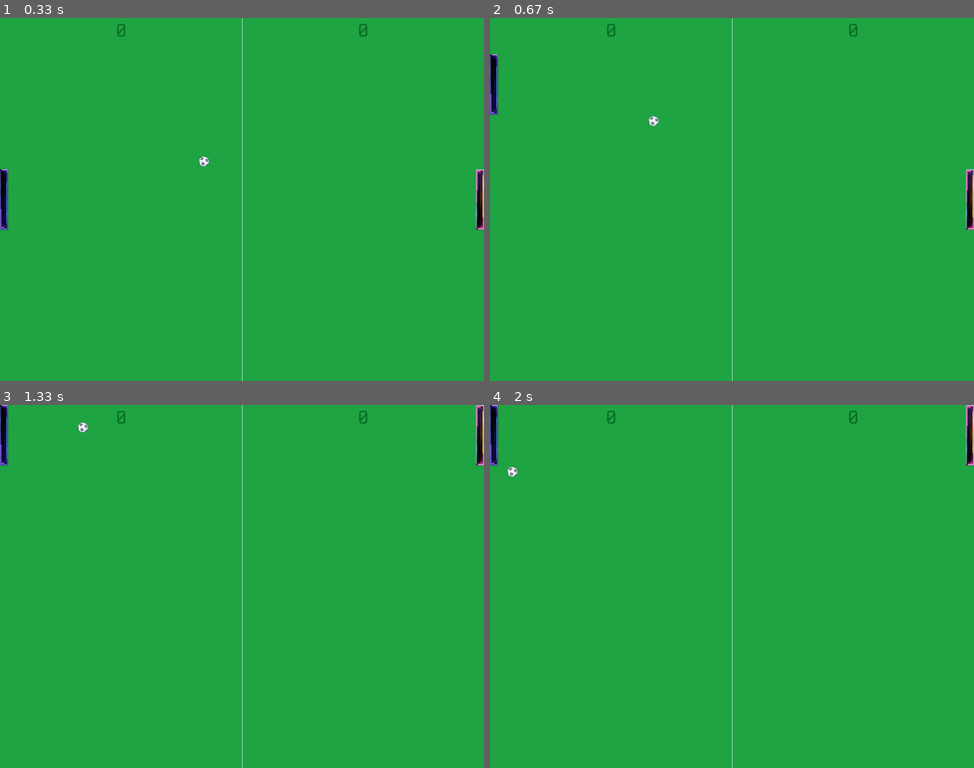
Above: before the commit, frames 1-4 (two rows, left to right).
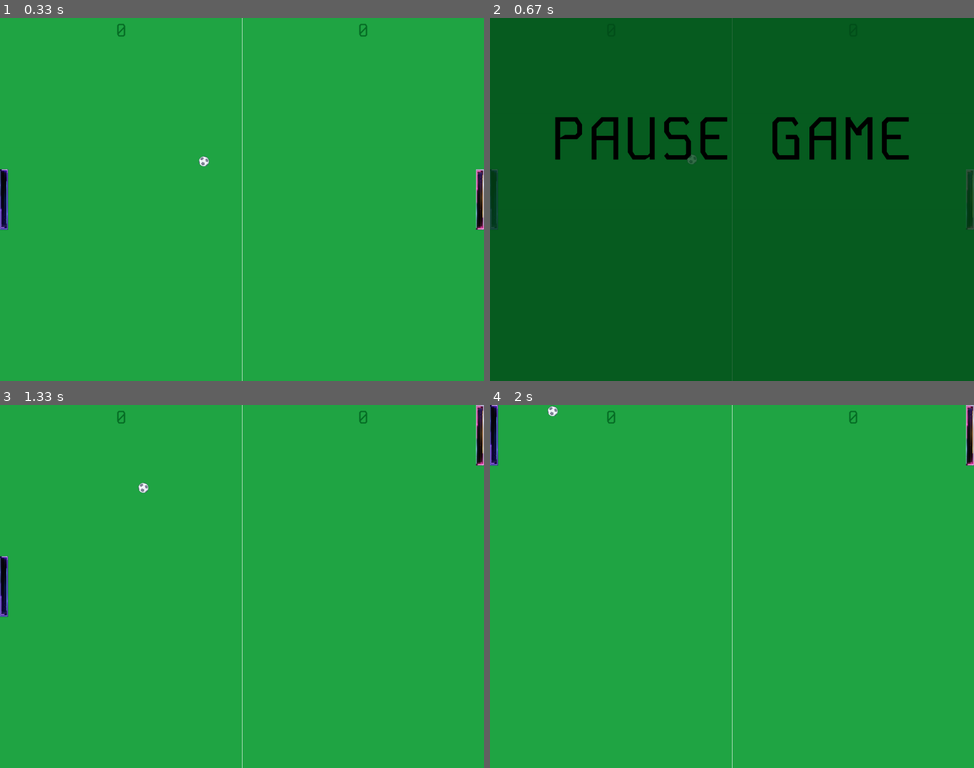
Above: after the commit, the same moments.

Repository: mm-89615/PyGame_Pong
Game: pygame game, started from pong.py
Two runs of this game, one before a commit and one after it. Both use one fixed random seed, a clock stepped at 60 frames per second and the inputs below.
Inputs:
- Up to frame 1 (0.33 s): no input
- Up to frame 2 (0.67 s): hold Esc from 0.33 s (still down); hold Right from 0.33 s (still down)
- Up to frame 3 (1.33 s): release Esc at 0.8 s; release Right at 0.8 s; hold Esc 0.83-1.3 s; hold D 0.83-1.3 s
- Up to frame 4 (2 s): hold Right 1.33-1.8 s; hold D 1.33-1.8 s

Frame 1 is identical in both runs. In frame 2, 100% of the frame differs, in the area x 0-100%, y 0-100%; in frame 3, 0.7%; in frame 4, less than 0.1%.

Commit message:
add GAME_MENU.py, pause on ESC

Diff:
--- a/ball.py
+++ b/ball.py
@@ -15,7 +15,7 @@
         super().__init__()
         self.screen = game_screen.screen
         # Загрузка изображения мяча и размещение в центре
-        self.image = pygame.image.load('images/ball2.png')
+        self.image = pygame.image.load('images/ball2.png').convert_alpha()
         self.rect = self.image.get_rect()
         self.ball_on_center()
         # Случайное направление движения мяча при старте
--- /dev/null
+++ b/game_menu.py
@@ -0,0 +1,26 @@
+import pygame
+
+from settings import *
+
+
+class GameMenu:
+    """ Класс создания меню паузы """
+
+    def __init__(self, game_screen):
+        """ Инициализация меню паузы """
+        # Параметры фона паузы
+        self.screen = game_screen.screen
+        self.surface = pygame.Surface((SCREEN_WIDTH, SCREEN_HEIGHT))
+        self.surface.set_alpha(BG_PAUSE_ALPHA)
+        self.surface.fill(BG_PAUSE_COLOR)
+        # Текст на экране
+        self.menu_font = pygame.font.Font('fonts/KodeMono.ttf', FONS_SIZE_PAUSE_MENU)
+        self.menu_text = self.menu_font.render(f"PAUSE GAME", True, MENU_TEXT_COLOR)
+        self.menu_rect = self.menu_text.get_rect(center=(SCREEN_WIDTH / 2, SCREEN_HEIGHT / 3))
+        # Игра на паузе
+        self.game_paused = False
+
+    def is_pause(self):
+        # Отрисовка меню
+        self.screen.blit(self.surface, (0, 0))
+        self.screen.blit(self.menu_text, self.menu_rect)
--- a/player.py
+++ b/player.py
@@ -14,11 +14,11 @@
         self.player = player
         # Загрузка изображений игроков и размещение на своих местах
         if self.player == 1:
-            self.image = pygame.image.load('images/player1.png')
+            self.image = pygame.image.load('images/player1.png').convert_alpha()
             self.rect = self.image.get_rect()
             self.center_platform()
         if self.player == 2:
-            self.image = pygame.image.load('images/player2.png')
+            self.image = pygame.image.load('images/player2.png').convert_alpha()
             self.rect = self.image.get_rect()
             self.center_platform()
 
--- a/pong.py
+++ b/pong.py
@@ -4,6 +4,7 @@
 from player import Player
 from ball import Ball
 from scoreboard import Scoreboard
+from game_menu import GameMenu
 
 
 class Game:
@@ -16,10 +17,8 @@
         self.screen = pygame.display.set_mode((SCREEN_WIDTH, SCREEN_HEIGHT))
         self.clock = pygame.time.Clock()
         pygame.display.set_caption('Pong')
-        self.icon = pygame.image.load('images/icon.png')
+        self.icon = pygame.image.load('images/icon.png').convert_alpha()
         pygame.display.set_icon(self.icon)
-        # Шрифт
-        self.font = pygame.font.Font('fonts/KodeMono.ttf', FONS_SIZE_SCORE)
         # Создание игрока
         self.player1 = Player(player=1, game_screen=self)
         self.player2 = Player(player=2, game_screen=self)
@@ -27,6 +26,9 @@
         self.ball = Ball(game_screen=self)
         # Создание счета игроков
         self.score = Scoreboard(game_screen=self)
+        # Создание меню паузы
+        self.pause = GameMenu(game_screen=self)
+        self.pause.game_paused = False
         # Основной цикл игры
         self.running = True
         # Проверка на гол
@@ -34,9 +36,9 @@
         # Обратный отсчет при голе
         self.countdown = pygame.USEREVENT + 1
         self.counter = 3
-        self.font = pygame.font.Font('fonts/KodeMono.ttf', FONS_SIZE_GOAL_TIMER)
-        self.timer = self.font.render(f"{self.counter}", True, TIMER_COLOR)
-        self.timer_rect = self.timer.get_rect(center=(SCREEN_WIDTH / 2, SCREEN_HEIGHT / 2))
+        self.timer_font = pygame.font.Font('fonts/KodeMono.ttf', FONS_SIZE_GOAL_TIMER)
+        self.timer_text = self.timer_font.render(f"{self.counter}", True, TIMER_COLOR)
+        self.timer_rect = self.timer_text.get_rect(center=(SCREEN_WIDTH / 2, SCREEN_HEIGHT / 2))
 
     def game_running(self):
         """ Запуск основного цикла игры """
@@ -50,14 +52,19 @@
 
     def update_screen(self):
         """ Обновление изображений на экране """
-        # Обновление игроков
-        self.player1.update()
-        self.player2.update()
-        # Обновление мяча если нет гола
-        if not self.is_goal:
-            self.ball.update()
-        # Обновление экрана
-        self.draw_on_screen()
+        # Игра не на паузе
+        if not self.pause.game_paused:
+            # Обновление игроков
+            self.player1.update()
+            self.player2.update()
+            # Обновление мяча если нет гола
+            if not self.is_goal:
+                self.ball.update()
+            # Обновление экрана
+            self.draw_on_screen()
+        else:
+            # Игра поставлена на паузу
+            self.pause.is_pause()
         self.clock.tick(FPS)
         pygame.display.flip()
 
@@ -75,8 +82,8 @@
         self.ball.blit()
         # Отрисовка таймера если забит гол
         if self.is_goal:
-            self.timer = self.font.render(f"{self.counter}", True, TIMER_COLOR)
-            self.screen.blit(self.timer, self.timer_rect)
+            self.timer_text = self.timer_font.render(f"{self.counter}", True, TIMER_COLOR)
+            self.screen.blit(self.timer_text, self.timer_rect)
 
     def check_events(self):
         """ Обработка происходящих событий """
@@ -87,6 +94,12 @@
         # Проверка событий игры
         for event in pygame.event.get():
             # Обратный отсчет на экране
+            if event.type == pygame.KEYDOWN:
+                if event.key == pygame.K_ESCAPE:
+                    if self.pause.game_paused:
+                        self.pause.game_paused = False
+                    else:
+                        self.pause.game_paused = True
             if event.type == self.countdown:
                 self.counter -= 1
                 if self.counter == 0:
--- a/scoreboard.py
+++ b/scoreboard.py
@@ -10,13 +10,13 @@
         """ Инициализация таблицы результатов """
         self.screen = game_screen.screen
         # Добавление шрифта
-        self.font = pygame.font.Font('fonts/KodeMono.ttf', FONS_SIZE_SCORE)
+        self.score_font = pygame.font.Font('fonts/KodeMono.ttf', FONS_SIZE_SCORE)
         # Подсчет голов
         self.player1_goals = 0
         self.player2_goals = 0
         # Рендеринг счета
-        self.player1_score = self.font.render(f"{self.player1_goals}", True, SCORE_TEXT_COLOR)
-        self.player2_score = self.font.render(f"{self.player2_goals}", True, SCORE_TEXT_COLOR)
+        self.player1_score = self.score_font.render(f"{self.player1_goals}", True, SCORE_TEXT_COLOR)
+        self.player2_score = self.score_font.render(f"{self.player2_goals}", True, SCORE_TEXT_COLOR)
         # Прямоугольник текста счета
         self.player1_rect = self.player1_score.get_rect(center=(SCREEN_WIDTH / 4, 30))
         self.player2_rect = self.player2_score.get_rect(center=(SCREEN_WIDTH - SCREEN_WIDTH / 4, 30))
@@ -24,8 +24,8 @@
     def draw_scoreboard(self):
         """ Отрисовка счета игроков """
         # Отрисовка счета первого игрока
-        self.player1_score = self.font.render(f"{self.player1_goals}", True, SCORE_TEXT_COLOR)
+        self.player1_score = self.score_font.render(f"{self.player1_goals}", True, SCORE_TEXT_COLOR)
         self.screen.blit(self.player1_score, self.player1_rect)
         # Отрисовка счета второго игрока
-        self.player2_score = self.font.render(f"{self.player2_goals}", True, SCORE_TEXT_COLOR)
+        self.player2_score = self.score_font.render(f"{self.player2_goals}", True, SCORE_TEXT_COLOR)
         self.screen.blit(self.player2_score, self.player2_rect)
--- a/settings.py
+++ b/settings.py
@@ -8,8 +8,18 @@
 # Цвета заднего фона
 BG_COLOR = (33, 166, 69)
 BG_LINE_COLOR = (255, 255, 255)
+# Настройка цвета шрифтов
 SCORE_TEXT_COLOR = (7, 109, 38)
 TIMER_COLOR = (2, 73, 24)
+
+# Цвета при паузе
+BG_PAUSE_COLOR = (2, 73, 24)
+BG_PAUSE_ALPHA = 200
+# Размер шрифта в меню
+FONS_SIZE_PAUSE_MENU = 150
+# Цвет шрифта при паузе
+MENU_TEXT_COLOR = (0,0,0)
+
 # Настройки игрока
 SPEEED_PLAYER = 15
 # Настройки мяча
